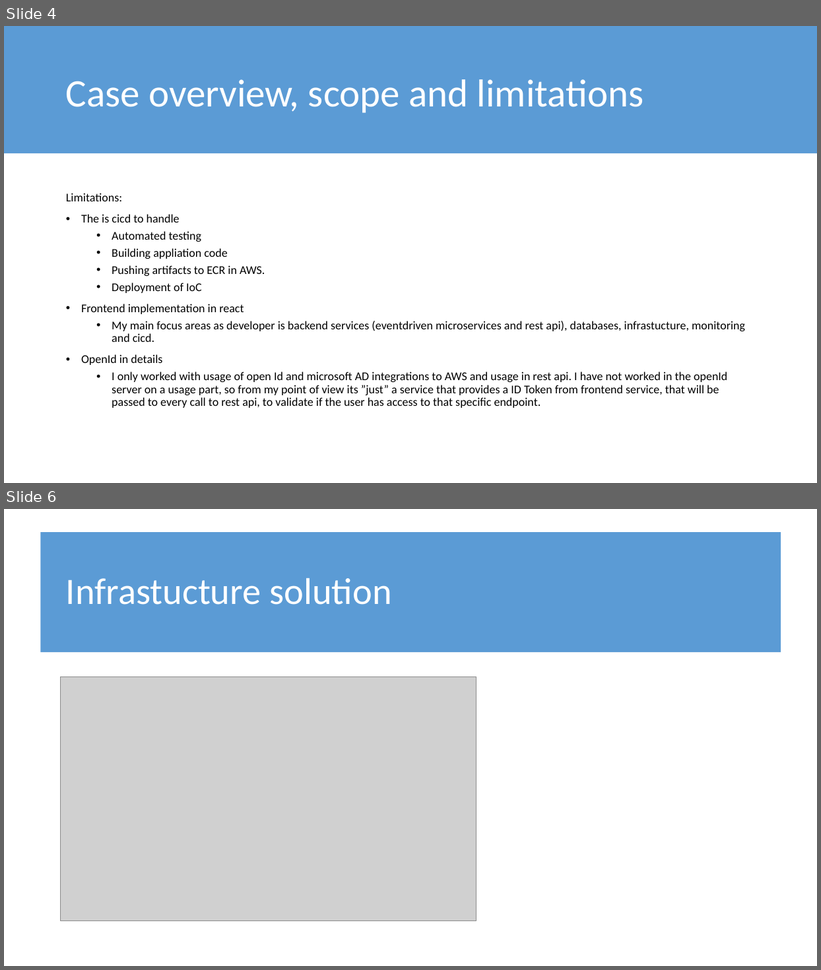
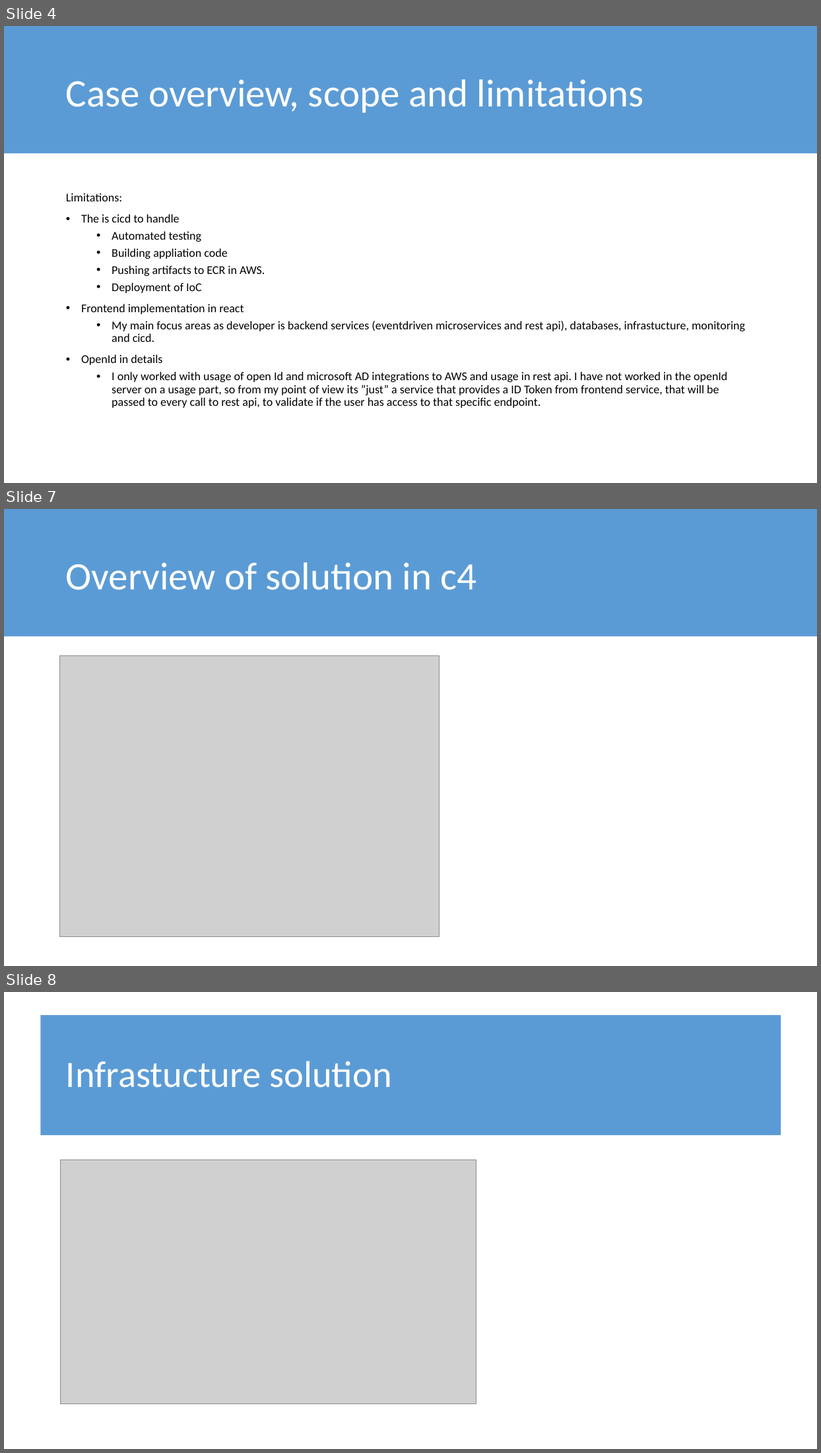
Before and after one commit to kstormp/convensionapi, a slide deck: Convension case.pptx. Shown one above the other, each under a label of ours: slides 4 and 6 before the commit, slides 4, 7 and 8 after it; the slides between them are not shown. The pictures are 821x970 and 821x1453 pixels, drawn with LibreOffice and Linux fonts; fonts in the diff are those of the drawing; grey boxes stand for pictures. Boxes give left, top, right and bottom in pixels: in the first picture for what was removed or moved away, otherwise in the second. Text is boxed around its words. In the diff, an @@ line names an element or a change of style, - is before the commit and + after.

```diff
--- a/Convension case.pptx
+++ b/Convension case.pptx
@@ slide 7 added at [4,509,817,966], background #FFFFFF @@
@@ rectangle added at [4,509,817,636], fill #5B9BD5 @@
@@ title added at [66,562,477,590], 46 pt, text #FFFFFF @@
+Overview of solution in c4
@@ picture added at [60,656,440,937] @@
@@ what was slide 6 is now slide 8 @@
```
Also in this commit, not shown: 2 slides changed, 1 other slide added, 21 other files.
